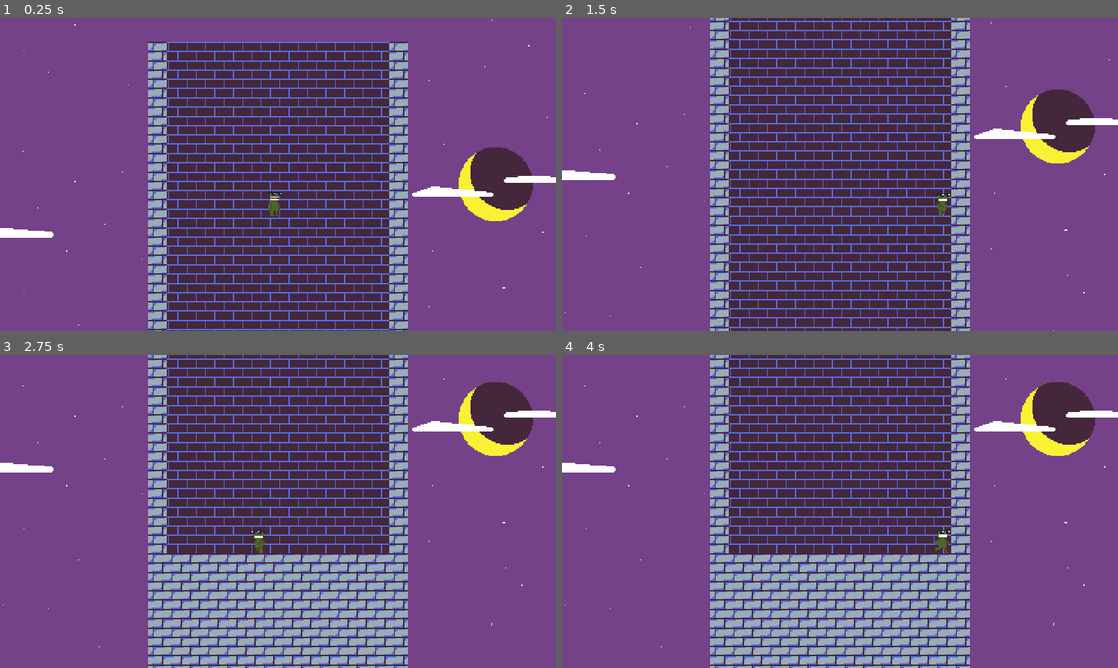
Above: before the commit, frames 1-4 (two rows, left to right).
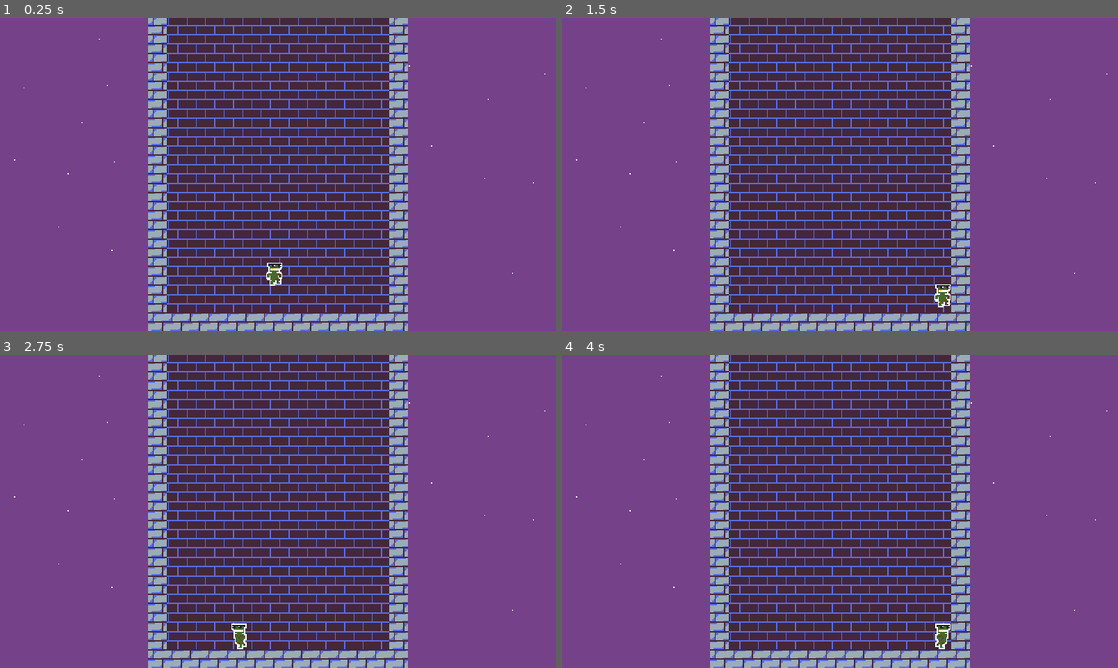
Above: after the commit, the same moments.

Repository: rthurmed/TorreDoAcrobata
Game: Godot game, scene res://src/World.tscn
Two runs of this game, one before a commit and one after it. Both use one fixed random seed, a clock stepped at 60 frames per second and the inputs below.
Inputs:
- Up to frame 1 (0.25 s): no input
- Up to frame 2 (1.5 s): hold Right (ui_right) from 0.53 s (still down); tap Z (jump, bound only after the commit) at 0.6, 0.77, 1.07, 1.35 s
- Up to frame 3 (2.75 s): tap Z (jump, bound only after the commit) at 1.52, 1.82, 2.1 s; release Right (ui_right) at 2.03 s; hold Left (ui_left) from 2.03 s (still down)
- Up to frame 4 (4 s): release Left (ui_left) at 2.78 s; hold Right (ui_right) from 2.78 s (still down); tap Z (jump, bound only after the commit) at 2.85, 3.02, 3.32, 3.6, 3.77 s

The runs differ from the first frame. In frame 1, 24% of the frame differs, in the area x 0-100%, y 0-100%; in frame 2, 21%; in frame 3, 26%; in frame 4, 26%.

Commit message:
Jump system

Diff:
--- a/project.godot
+++ b/project.godot
@@ -30,7 +30,7 @@
 window/size/test_width=1920
 window/size/test_height=1080
 window/stretch/mode="2d"
-window/stretch/aspect="keep_height"
+window/stretch/aspect="keep"
 
 [importer_defaults]
 
@@ -67,6 +67,11 @@
 "events": [ Object(InputEventKey,"resource_local_to_scene":false,"resource_name":"","device":0,"alt":false,"shift":false,"control":false,"meta":false,"command":false,"pressed":false,"scancode":16777254,"unicode":0,"echo":false,"script":null)
  ]
 }
+jump={
+"deadzone": 0.5,
+"events": [ Object(InputEventKey,"resource_local_to_scene":false,"resource_name":"","device":0,"alt":false,"shift":false,"control":false,"meta":false,"command":false,"pressed":false,"scancode":90,"unicode":0,"echo":false,"script":null)
+ ]
+}
 
 [rendering]
 
--- a/src/Player.gd
+++ b/src/Player.gd
@@ -1,33 +1,73 @@
 extends KinematicBody2D
 
-const SPEED = 10000
+const SPEED = 12000
+const SPEED_ON_AIR = 10000
 const GRAVITY = 200
+const JUMP_POWER = -300
 
 var movement = Vector2()
 var velocity = Vector2()
 
 var walking = false
+var is_onground = false
+var is_starting_jump = false
+var is_holding_jump = false
 
 func _physics_process(delta):
+	is_onground = is_on_floor()
+
 	process_input(delta)
+	process_movement(delta)
+	process_animation(delta)
 
-	velocity.x = movement.x * delta * SPEED
-	velocity.y = GRAVITY
+func process_input(delta):
+	walking = Input.is_action_pressed("ui_left") or Input.is_action_pressed("ui_right")
+
+	if Input.is_action_pressed("ui_left"):
+		movement.x = -1
+	if Input.is_action_pressed("ui_right"):
+		movement.x = 1
+
+	if Input.is_action_just_pressed("jump"):
+		is_starting_jump = true
+		is_holding_jump = true
+
+	if Input.is_action_just_released("jump"):
+		is_holding_jump = false
+
+	movement.x = lerp(movement.x, 0.0, 0.1)
+
+func process_movement(delta):
+	var speed = SPEED if is_onground else SPEED_ON_AIR
+
+	# Horizontal movement
+	velocity.x = movement.x * delta * speed
+
+	# Vertical movement
+	if is_onground and is_starting_jump:
+		$JumpMaxHoldTimer.start()
+		is_starting_jump = false
+		velocity.y = JUMP_POWER
+
+	if not is_onground:
+		if is_holding_jump:
+			velocity.y = lerp(velocity.y, 0, 5 * delta)
+		else:
+			velocity.y = GRAVITY
+
 	move_and_slide(velocity, Vector2(0, -1))
 
-	# Update sprite
-	if walking:
+func process_animation(delta):
+	if is_holding_jump:
+		$AnimatedSprite.play("jump")
+	elif not is_onground:
+		$AnimatedSprite.play("fall")
+	elif walking:
 		$AnimatedSprite.play("walk")
 	else:
 		$AnimatedSprite.play("default")
 
 	$AnimatedSprite.flip_h = velocity.x < 0
 
-func process_input(delta):
-	walking = Input.is_action_pressed("ui_left") or Input.is_action_pressed("ui_right")
-
-	if Input.get_action_strength("ui_left"):
-		movement.x = -1
-	if Input.get_action_strength("ui_right"):
-		movement.x = 1
-	movement.x = lerp(movement.x, 0.0, 0.1)
+func _on_JumpMaxHoldTimer_timeout():
+	is_holding_jump = false
--- a/src/Player.tscn
+++ b/src/Player.tscn
@@ -77,3 +77,7 @@
 [node name="CollisionShape2D" type="CollisionShape2D" parent="."]
 position = Vector2( 0, 0.899586 )
 shape = SubResource( 10 )
+
+[node name="JumpMaxHoldTimer" type="Timer" parent="."]
+wait_time = 0.4
+[connection signal="timeout" from="JumpMaxHoldTimer" to="." method="_on_JumpMaxHoldTimer_timeout"]
--- a/src/World.tscn
+++ b/src/World.tscn
@@ -64,13 +64,14 @@
 tile_data = PoolIntArray( -2424846, 1, 0, -2424845, 0, 0, -2424844, 0, 0, -2424843, 0, 0, -2424842, 0, 0, -2424841, 0,  …(9278 unchanged characters)…
 
 [node name="KinematicBody2D" parent="." instance=ExtResource( 2 )]
-position = Vector2( -115.357, -519.469 )
+position = Vector2( -115.357, -100.746 )
 
 [node name="Camera2D" type="Camera2D" parent="KinematicBody2D"]
 position = Vector2( 0, -24.0205 )
 current = true
 limit_left = -320
 limit_right = 128
+limit_bottom = 0
 
 [node name="CanvasLayer" type="CanvasLayer" parent="."]
 
@@ -79,6 +80,7 @@
 [node name="ParallaxLayer" type="ParallaxLayer" parent="CanvasLayer/ParallaxBackground"]
 position = Vector2( -128, 0 )
 motion_scale = Vector2( 1, 0.2 )
+motion_offset = Vector2( 0, -250 )
 
 [node name="Sprite" type="Sprite" parent="CanvasLayer/ParallaxBackground/ParallaxLayer"]
 texture = ExtResource( 3 )
Binary file changed: assets/acrobata-Sheet.png
